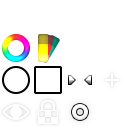
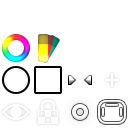
Layers edited between the first and the second 128px x 128px image:
added layer "toolbar-shadow" above "background" over box(98, 100, 126, 124)
